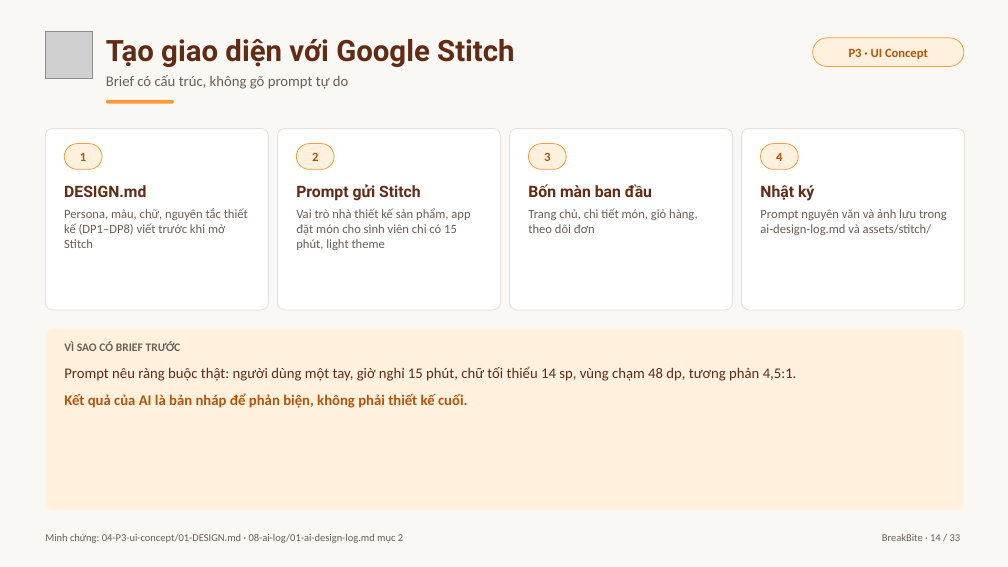
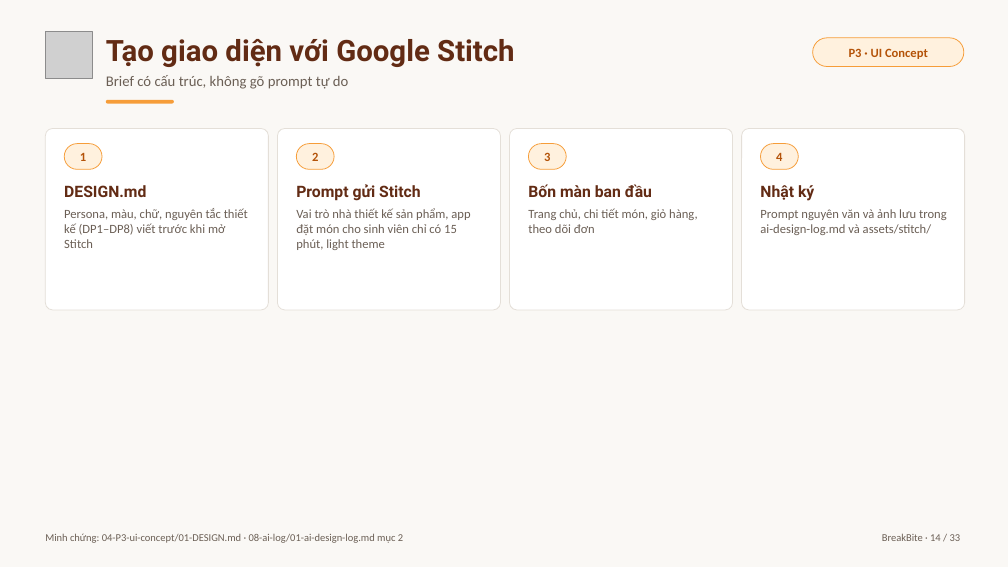
Before and after one commit to baonv0817/PRM323-Lab2-Group2, a slide deck: slide 14 of 07-trinh-bay/BreakBite_Lab2_Presentation.pptx. Drawn at 1008x567 pixels with LibreOffice and Linux fonts; fonts in the diff are those of the drawing; grey boxes stand for pictures. Boxes give left, top, right and bottom in pixels: in the first picture for what was removed or moved away, otherwise in the second. Text is boxed around its words. In the diff, an @@ line names an element or a change of style, - is before the commit and + after.

```diff
--- a/07-trinh-bay/BreakBite_Lab2_Presentation.pptx
+++ b/07-trinh-bay/BreakBite_Lab2_Presentation.pptx
@@ rounded rectangle removed at box(45, 329, 964, 510) @@
@@ text removed at box(64, 342, 797, 408) @@
-VÌ SAO CÓ BRIEF TRƯỚC
-Prompt nêu ràng buộc thật: người dùng một tay, giờ nghỉ 15 phút, chữ tối thiểu 14 sp, vùng chạm 48 dp, tương phản 4,5:1.
-Kết quả của AI là bản nháp để phản biện, không phải thiết kế cuối.
```
Also in this commit, not shown: 5 other slides changed, 1 slide removed, 1 other file.
